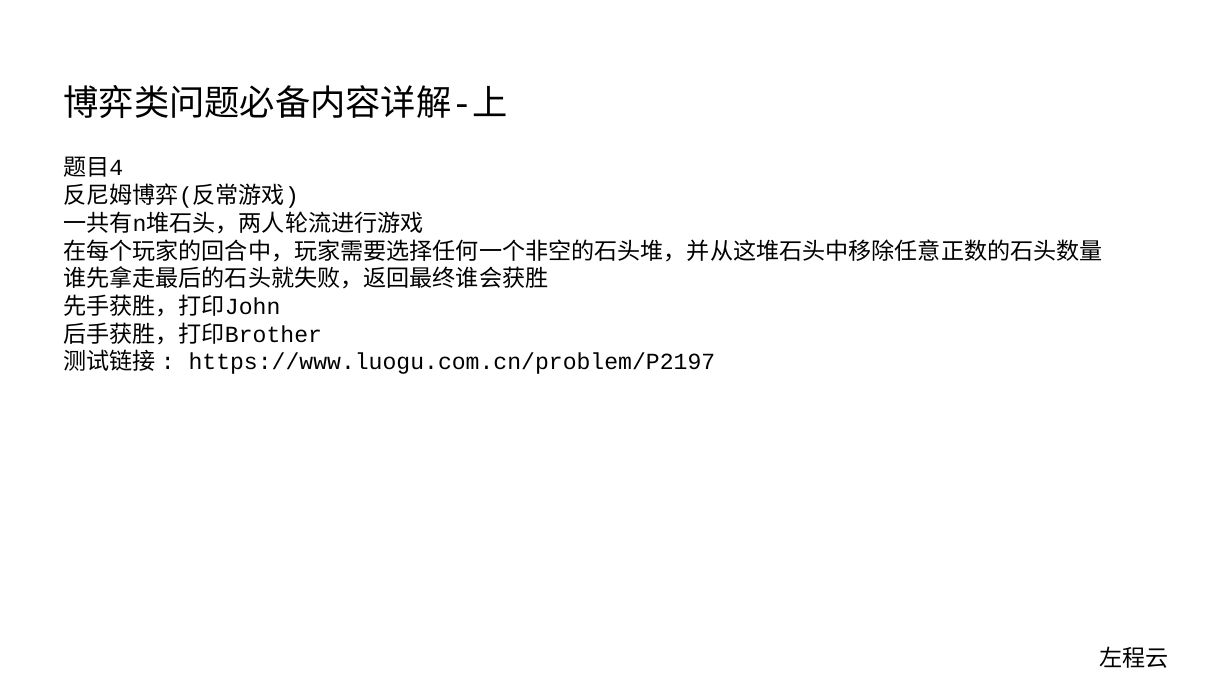
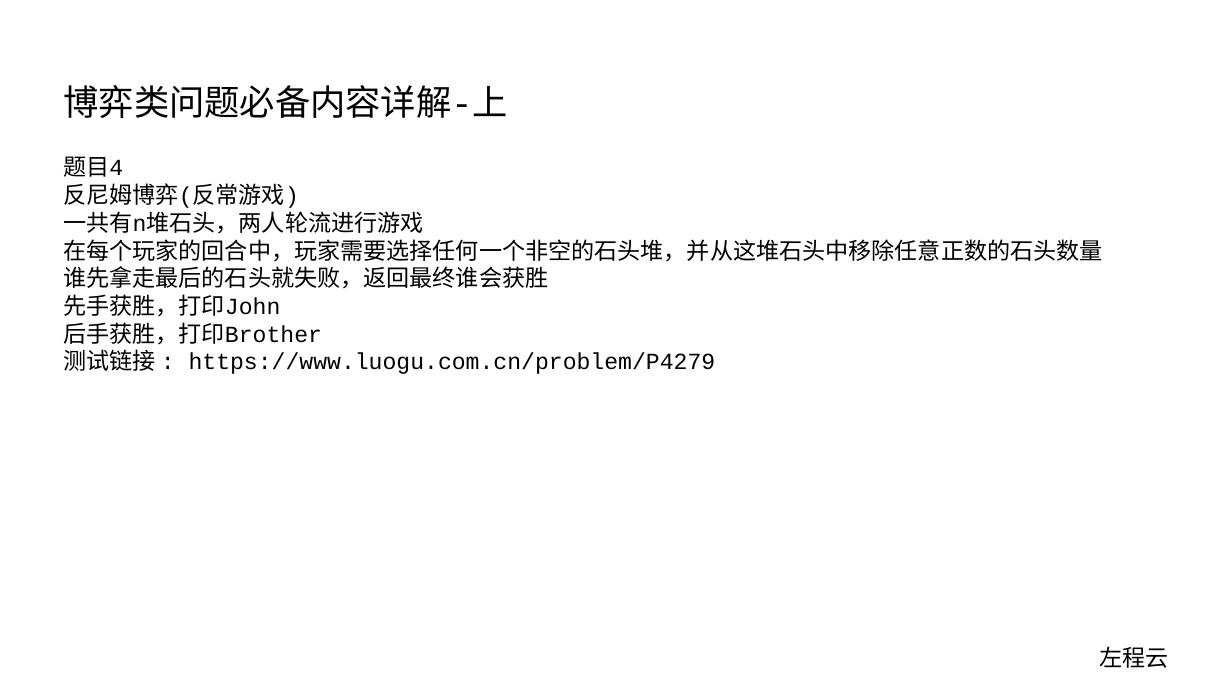
Before and after one commit to algorithmzuo/algorithm-journey, a slide deck: slide 6 of ppt/算法讲解095【必备】博弈类问题必备内容详解-上.pptx. Drawn at 1232x693 pixels with LibreOffice and Linux fonts; fonts in the diff are those of the drawing. Boxes give left, top, right and bottom in pixels: in the first picture for what was removed or moved away, otherwise in the second. Text is boxed around its words. In the diff, an @@ line names an element or a change of style, - is before the commit and + after.

```diff
--- a/ppt/算法讲解095【必备】博弈类问题必备内容详解-上.pptx
+++ b/ppt/算法讲解095【必备】博弈类问题必备内容详解-上.pptx
@@ text at (x1=63, y1=349, x2=716, y2=374): text changed @@
-测试链接 : https://www.luogu.com.cn/problem/P2197
+测试链接 : https://www.luogu.com.cn/problem/P4279
```
Also in this commit, not shown: 1 other file.
